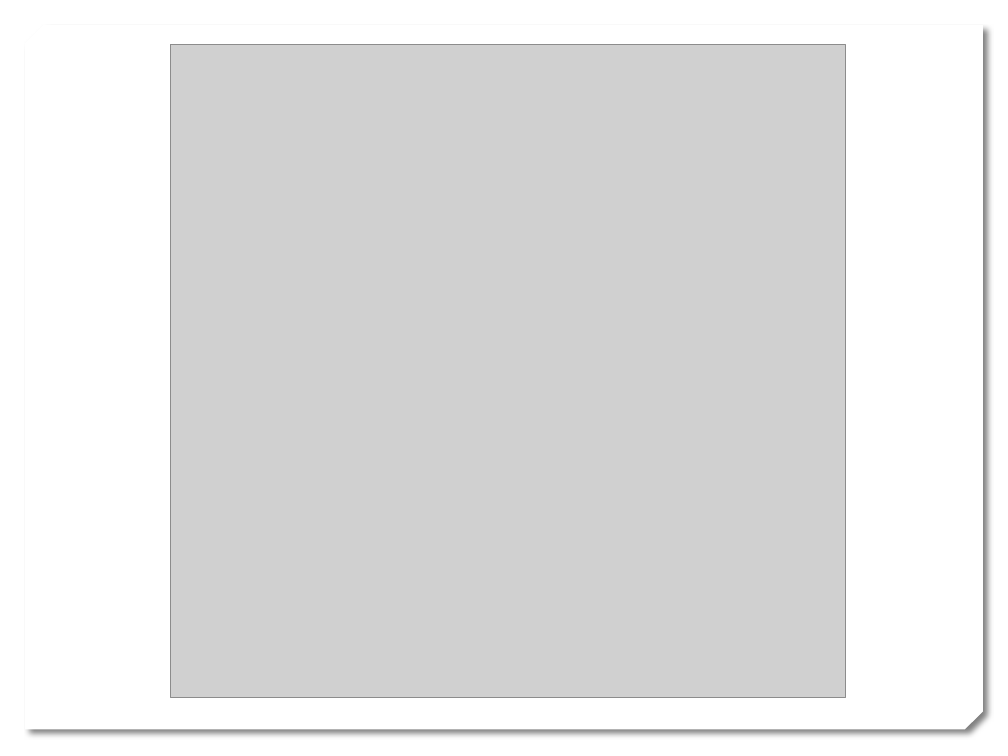
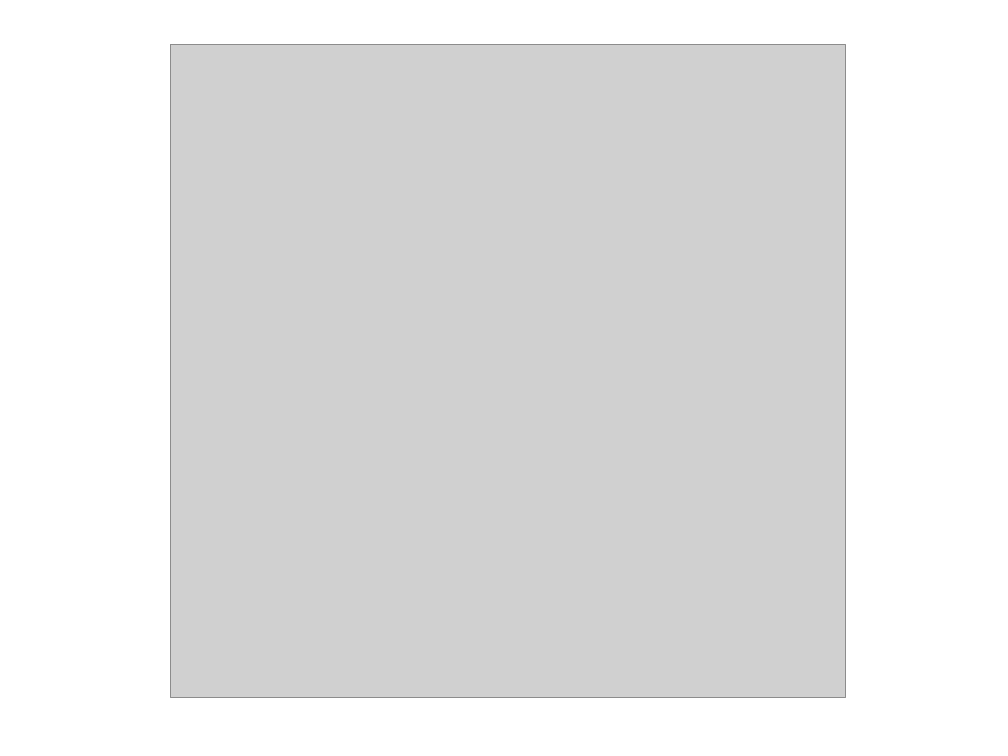
Before and after one commit to Tritlo/BangsimonStocks, a slide deck: slide 4 of abatinn/itrun3/kynning.pptx. Drawn at 1008x756 pixels with LibreOffice and Linux fonts; fonts in the diff are those of the drawing; grey boxes stand for pictures; background and template pictures are left out. Boxes give left, top, right and bottom in pixels: in the first picture for what was removed or moved away, otherwise in the second. Text is boxed around its words. In the diff, an @@ line names an element or a change of style, - is before the commit and + after.

```diff
--- a/abatinn/itrun3/kynning.pptx
+++ b/abatinn/itrun3/kynning.pptx
@@ snip diag rect removed at [25, 25, 983, 730] @@
```
Also in this commit, not shown: 3 other slides changed, 1 slide added, 1 slide removed, 1 other file.
